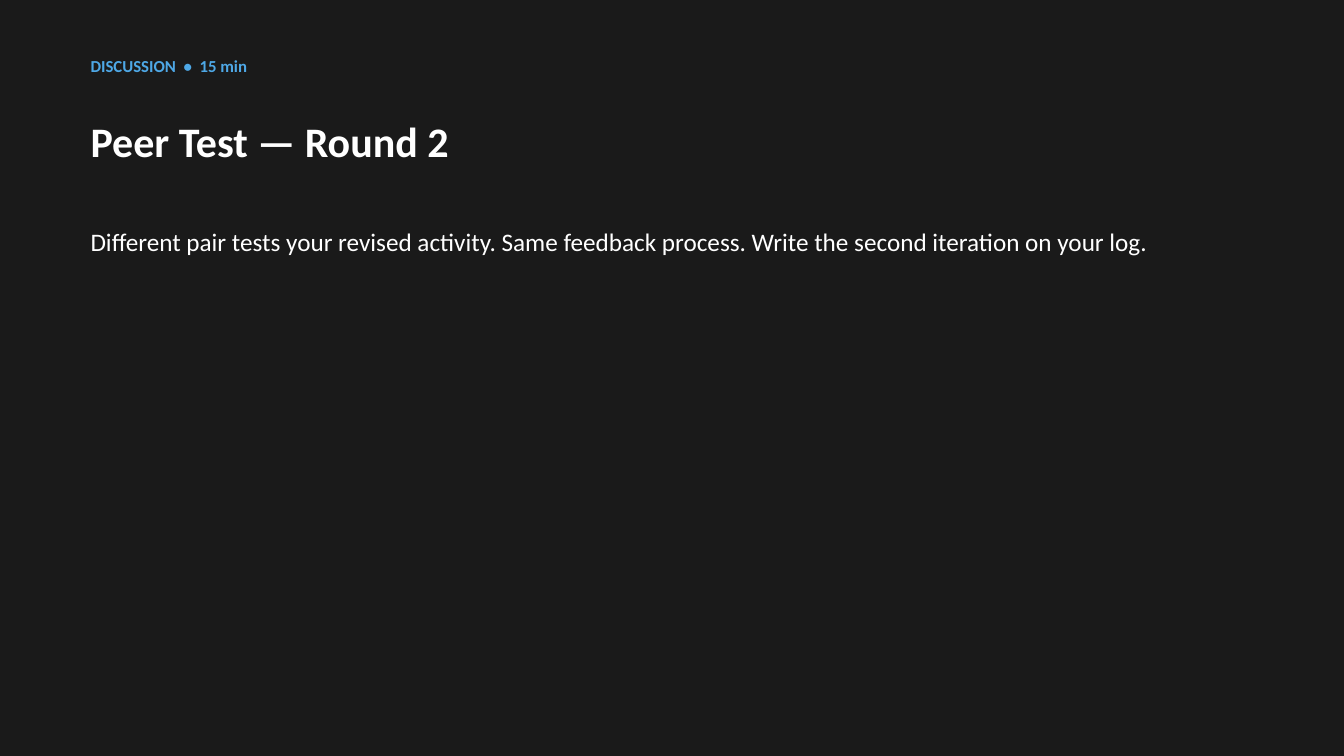
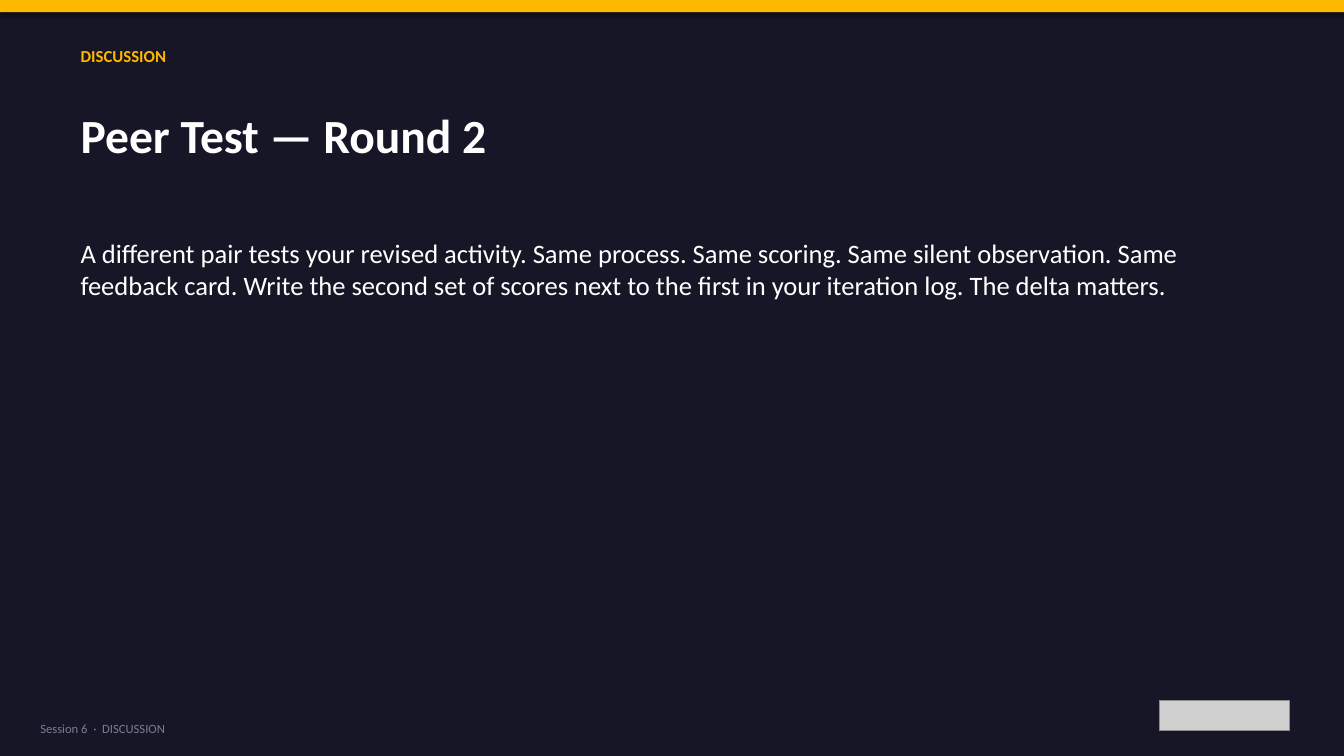
Before and after one commit to bh1ff/cpd-v2, a slide deck: slide 24 of assets/downloads/Session-6-Build-Something-Real.pptx (slide 12 before the commit). Drawn at 1344x756 pixels with LibreOffice and Linux fonts; fonts in the diff are those of the drawing; grey boxes stand for pictures. Boxes give left, top, right and bottom in pixels: in the first picture for what was removed or moved away, otherwise in the second. Text is boxed around its words. In the diff, an @@ line names an element or a change of style, - is before the commit and + after.

Commit message:
Session 6 rework: Build Something Real — build / test / iterate against 4 criteria
- 24 activities across D-A-K-D-C
- New LIA aim: leave with a working prototype to deploy with a real group in 4 weeks
- DISCOVER: Best Moment · Worst Moment · Quality Criteria Vote · Name a Good One · The Choose Test
- ACTIVITY: Define Your Group · Pick Your Tool · Build It (45 min strict) · One-Sentence Elevator · Self-Check · Readiness Stand-Up
- KEY IDEAS: Four criteria, three failures — Failure Mode Bingo · The 60-Second Rule · Whose Problem Are You Solving? · The Tool Dies Tomorrow Question
- DISCUSSION: Peer Test R1 · Iterate Fix One Thing · Peer Test R2 · Before vs After · The Critics' Circle
- CLOSING: Lightning Presentations · Programme Reflection · Final Takeaway · Deploy Date
- Opening Q: What does good digital youth work look like?
- Closing Q: If the tool changed tomorrow, what standards would still apply?
- Takeaway: deploy with real group within 4 weeks, write 1–2pp justification

```diff
--- a/assets/downloads/Session-6-Build-Something-Real.pptx
+++ b/assets/downloads/Session-6-Build-Something-Real.pptx
@@ background #1A1A1A to #161627 @@
@@ rectangle added at (0, 0, 1344, 12), fill #FFB800 @@
@@ text at (81, 51, 166, 62): text changed; text colour #4EA8E6 to #FFB800 @@
-DISCUSSION • 15 min
+DISCUSSION
@@ text "Peer Test — Round 2": place and size @@
-text "Peer Test — Round 2" at (91, 127, 448, 158)
+text "Peer Test — Round 2" at (81, 119, 486, 154)
@@ text "Peer Test — Round 2" at (81, 119, 486, 154): size 30 to 34 pt @@
@@ text at (81, 244, 1177, 300): text changed; size 18 to 19 pt @@
-Different pair tests your revised activity. Same feedback process. Write the second iteration on your log.
+A different pair tests your revised activity. Same process. Same scoring. Same silent observation. Same feedback card. Write the second set of scores next to the first in your iteration log. The delta matters.
@@ picture added at (1159, 701, 1290, 731) @@
@@ text added at (40, 724, 165, 733), 9 pt, text #7B7B96 @@
+Session 6 · DISCUSSION
```
Also in this commit, not shown: 13 other slides changed, 18 slides added, 4 slides removed, 3 other files.
